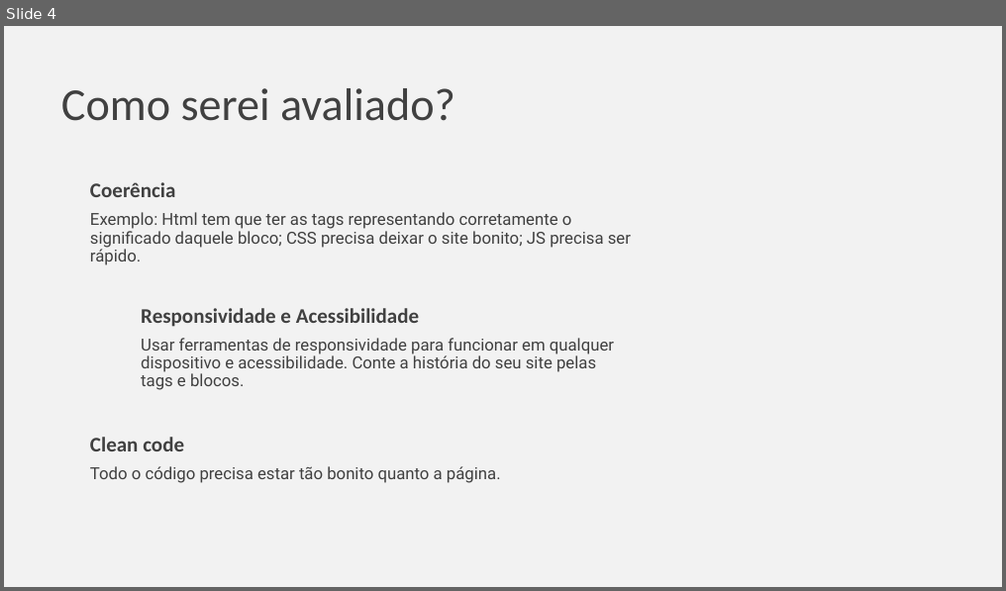
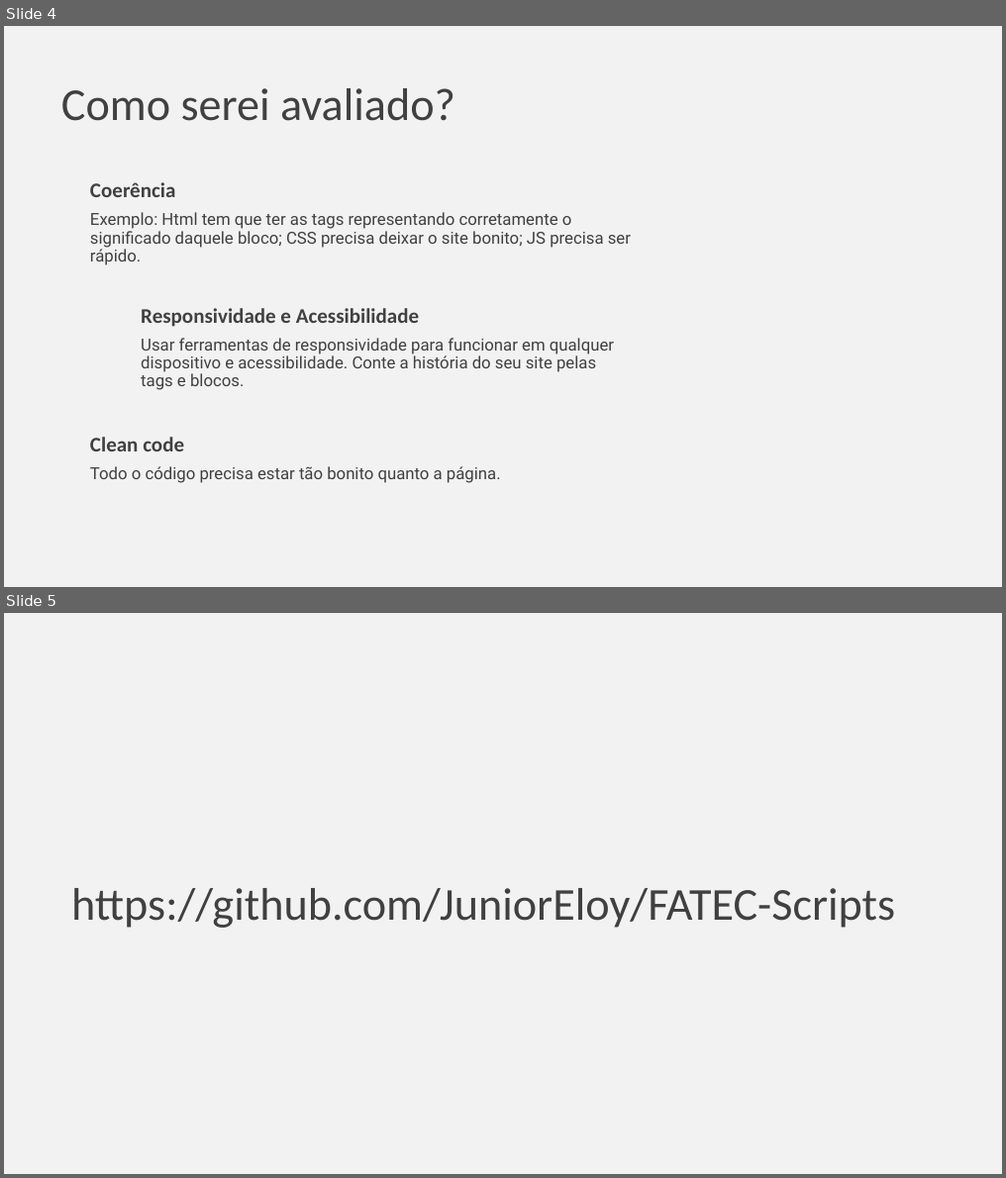
Before and after one commit to lranacleto85/FATEC-Scripts, a slide deck: Programação Scripts/Aula 7/Aula 7 - Trabalho.pptx. Shown one above the other, each under a label of ours: slide 4 before the commit, slides 4 and 5 after it. The pictures are 1006x591 and 1006x1178 pixels, drawn with LibreOffice and Linux fonts; fonts in the diff are those of the drawing. Boxes give left, top, right and bottom in pixels: in the first picture for what was removed or moved away, otherwise in the second. Text is boxed around its words. In the diff, an @@ line names an element or a change of style, - is before the commit and + after.

Commit message:
add aula 9 script

```diff
--- a/Programação Scripts/Aula 7/Aula 7 - Trabalho.pptx
+++ b/Programação Scripts/Aula 7/Aula 7 - Trabalho.pptx
@@ slide 5 added at (x1=4, y1=613, x2=1002, y2=1174), background #F2F2F2 @@
@@ title added at (x1=71, y1=888, x2=895, y2=928), 44 pt, text #404040 @@
+https://github.com/JuniorEloy/FATEC-Scripts
```
Also in this commit, not shown: 38 other files.
